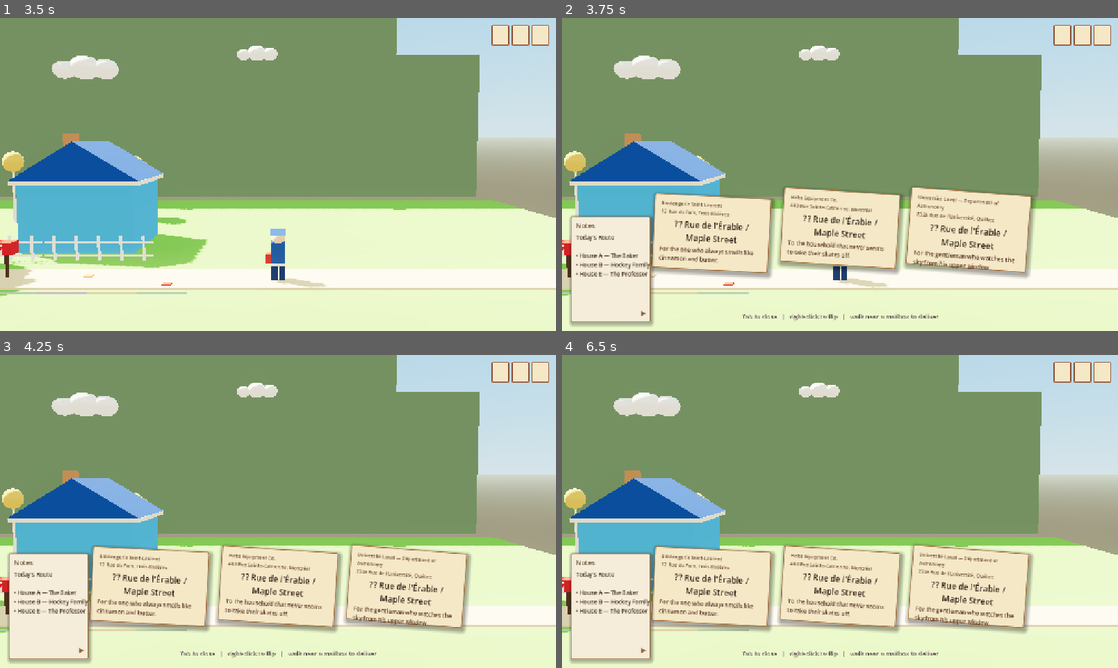
Above: before the commit, frames 1-4 (two rows, left to right).
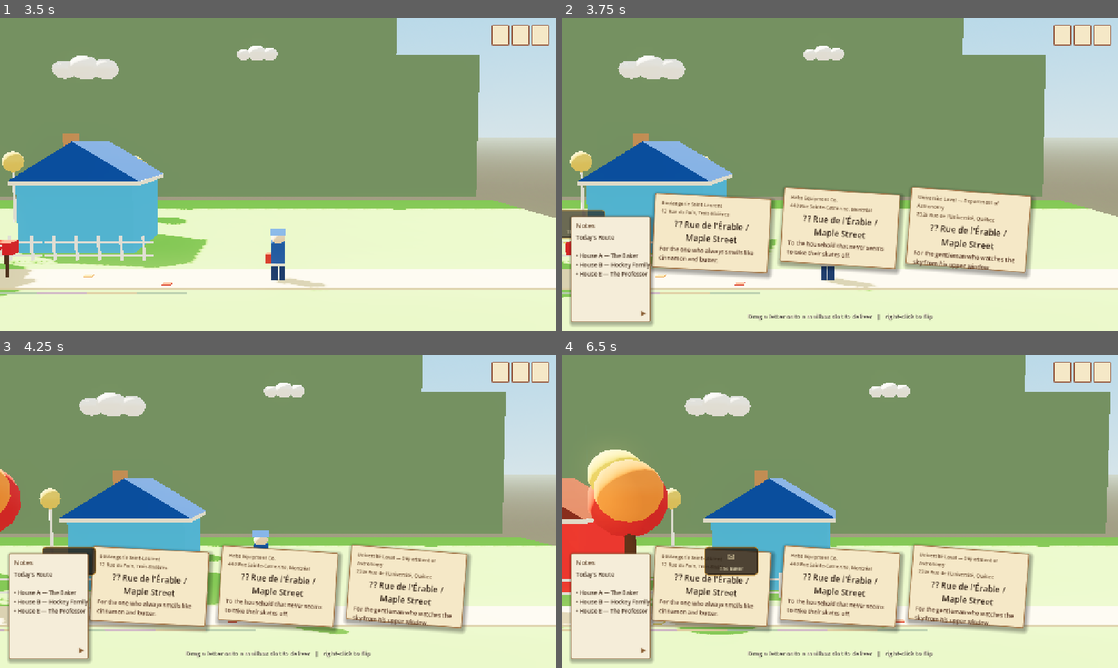
Above: after the commit, the same moments.

Repository: mariam-arab/Mailman
Game: Godot game, scene res://scenes/levels/neighborhood_01.tscn
Two runs of this game, one before a commit and one after it. Both use one fixed random seed, a clock stepped at 60 frames per second and the inputs below.
Inputs (mouse positions are in pixels of both pictures, inside the frame that each line leads up to):
- Up to frame 1 (3.5 s): tap Enter at 0.5 s; move the mouse to (400, 158) at 0.52 s; hold D (move_right) 0.53-1.25 s; hold E (interact) 0.53-1.25 s; click (400, 158) at 0.67 s; tap Space (jump) at 0.77 s; drag from (166, 190) to (250, 237) at 1.27 s; move the mouse to (333, 105) at 2.02 s; hold D (move_right) 2.03-2.75 s; hold E (interact) 2.03-2.75 s; click (333, 105) at 2.17 s; drag from (250, 237) to (111, 127) at 2.77 s
- Up to frame 2 (3.75 s): move the mouse to (1006, 221) at 3.52 s; hold A (move_left) from 3.53 s (still down); hold Tab (inspect_mail) from 3.53 s (still down); click (1006, 221) at 3.67 s
- Up to frame 3 (4.25 s): keep holding A (move_left); keep holding Tab (inspect_mail); tap Space (jump) at 3.77 s; tap E (interact) at 3.8 s
- Up to frame 4 (6.5 s): release A (move_left) at 4.25 s; release Tab (inspect_mail) at 4.25 s; tap Enter at 4.25, 5, 5.75 s; drag from (673, 464) to (756, 433) at 4.27 s; move the mouse to (867, 511) at 5.02 s; hold A (move_left) 5.03-5.75 s; hold E (interact) 5.03-5.75 s; click (867, 511) at 5.17 s; drag from (756, 433) to (728, 527) at 5.77 s

Frame 1 is identical in both runs. In frame 2, 3.0% of the frame differs, in the area x 0-100%, y 0-97%; in frame 3, 11%; in frame 4, 22%.

Commit message:
improve hud while moving

Diff:
--- a/scripts/ui/hud.gd
+++ b/scripts/ui/hud.gd
@@ -29,8 +29,8 @@
 # Persisted envelope positions (letter.id → Vector2)
 var _saved_positions: Dictionary = {}
 
-# Delivery slot projected from the 3D mailbox
-var _slot_panel: Panel          = null
+# Delivery slots projected from 3D mailboxes in frame (interactable → Panel)
+var _slot_panels: Dictionary    = {}
 var _camera: Camera3D           = null
 
 # Notebook
@@ -118,8 +118,6 @@
 	_showing_inspection = true
 	inspection.visible  = true
 	_rebuild_envelopes()
-	if _player and _player.has_method("set_input_active"):
-		_player.set_input_active(false)
 
 
 # ── input ─────────────────────────────────────────────────────────────────────
@@ -157,11 +155,11 @@
 	if _showing_inspection:
 		_showing_inspection = false
 		_drag_card = null
-		if _player and _player.has_method("set_input_active"):
-			_player.set_input_active(true)
-		if _slot_panel:
+		for mb in _slot_panels:
+			var sp: Panel = _slot_panels[mb]
 			var tw := create_tween()
-			tw.tween_property(_slot_panel, "modulate:a", 0.0, 0.15)
+			tw.tween_property(sp, "modulate:a", 0.0, 0.15)
+		_slot_panels.clear()
 		_slide_envelopes_out(func():
 			if not _showing_inspection:
 				inspection.visible = false
@@ -170,8 +168,6 @@
 		_showing_inspection = true
 		inspection.visible  = true
 		_rebuild_envelopes()
-		if _player and _player.has_method("set_input_active"):
-			_player.set_input_active(false)
 
 
 # ── envelopes ─────────────────────────────────────────────────────────────────
@@ -180,13 +176,12 @@
 	for child in envelopes_layer.get_children():
 		child.queue_free()
 	_cards.clear()
-	_slot_panel = null
+	_slot_panels.clear()
 	var bag := GameState.mail_bag
 	for i in bag.size():
 		var card := _make_envelope(bag[i], i, bag.size())
 		envelopes_layer.add_child(card)
 		_cards.append(card)
-	_build_delivery_slot()
 	_slide_envelopes_in()
 	_update_pager_hint()
 
@@ -289,26 +284,51 @@
 		front.get_node("VBox/Recipient").text = letter.recipient_description
 
 
-# ── delivery slot ─────────────────────────────────────────────────────────────
-
-func _build_delivery_slot() -> void:
-	if _slot_panel != null:
-		_slot_panel.queue_free()
-		_slot_panel = null
-	if _nearby_interactable == null:
-		return
+# ── delivery slots (live, updated every frame while overlay is open) ──────────
+
+func _process(_delta: float) -> void:
+	if _showing_inspection:
+		_update_delivery_slots()
+
+
+func _update_delivery_slots() -> void:
 	_camera = get_viewport().get_camera_3d()
 	if _camera == null:
 		return
-
-	# Project a point just above the mailbox into screen space.
-	var world_pos: Vector3 = _nearby_interactable.global_position + Vector3(0, 2.0, 0)
-	var screen_pos: Vector2 = _camera.unproject_position(world_pos)
-
-	var house_lbl: String = _nearby_interactable.house_label \
-		if "house_label" in _nearby_interactable else "Mailbox"
-	_slot_panel = _make_slot_panel(house_lbl, screen_pos)
-	envelopes_layer.add_child(_slot_panel)
+	var vp := get_viewport().get_visible_rect()
+	var prev_count := _slot_panels.size()
+
+	for node in get_tree().get_nodes_in_group("interactable"):
+		if not (node is InteractableObject) or not node.enabled:
+			continue
+		var world_pos: Vector3 = node.global_position + Vector3(0, 2.0, 0)
+		var screen_pos: Vector2 = _camera.unproject_position(world_pos)
+
+		if vp.has_point(screen_pos):
+			if _slot_panels.has(node):
+				# Already exists — just update its position.
+				var sp: Panel = _slot_panels[node]
+				sp.position = screen_pos - sp.size * 0.5
+			else:
+				# Came into frame — create and fade in.
+				var house_lbl: String = node.house_label if "house_label" in node else "Mailbox"
+				var sp := _make_slot_panel(house_lbl, screen_pos)
+				sp.modulate.a = 0.0
+				envelopes_layer.add_child(sp)
+				_slot_panels[node] = sp
+				var tw := create_tween()
+				tw.tween_property(sp, "modulate:a", 1.0, 0.25)
+		else:
+			if _slot_panels.has(node):
+				# Left frame — fade out and remove.
+				var sp: Panel = _slot_panels[node]
+				_slot_panels.erase(node)
+				var tw := create_tween()
+				tw.tween_property(sp, "modulate:a", 0.0, 0.20)
+				tw.tween_callback(sp.queue_free)
+
+	if _slot_panels.size() != prev_count:
+		_update_pager_hint()
 
 
 func _make_slot_panel(house_lbl: String, screen_pos: Vector2) -> Panel:
@@ -360,11 +380,11 @@
 
 
 func _update_slot_highlight(mouse_pos: Vector2) -> void:
-	if _slot_panel == null:
-		return
-	var hot: bool = _hit(_slot_panel, mouse_pos)
-	_slot_panel.add_theme_stylebox_override("panel",
-		_slot_panel.get_meta("sty_hot") if hot else _slot_panel.get_meta("sty_idle"))
+	for mb in _slot_panels:
+		var sp: Panel = _slot_panels[mb]
+		var hot: bool = _hit(sp, mouse_pos)
+		sp.add_theme_stylebox_override("panel",
+			sp.get_meta("sty_hot") if hot else sp.get_meta("sty_idle"))
 
 
 # ── animations ────────────────────────────────────────────────────────────────
@@ -400,7 +420,7 @@
 	var children := envelopes_layer.get_children()
 	for i in range(children.size() - 1, -1, -1):
 		var card = children[i]
-		if card == _slot_panel:
+		if _slot_panels.values().has(card):
 			continue
 		if _hit(card, pos):
 			_drag_card   = card
@@ -414,10 +434,12 @@
 func _end_drag(pos: Vector2) -> void:
 	if _drag_card == null:
 		return
-	# Drop onto mailbox slot → deliver
-	if _slot_panel != null and _hit(_slot_panel, pos):
-		_deliver_dragged()
-		return
+	# Drop onto any mailbox slot → deliver to that mailbox
+	for mb in _slot_panels:
+		var sp: Panel = _slot_panels[mb]
+		if _hit(sp, pos):
+			_deliver_dragged(mb)
+			return
 	# Drag to bottom edge → dismiss to bag
 	var vph := get_viewport().get_visible_rect().size.y
 	if pos.y > vph * 0.85:
@@ -430,8 +452,12 @@
 	_drag_card = null
 
 
-func _deliver_dragged() -> void:
-	if _drag_card == null or _nearby_interactable == null or _player == null:
+func _deliver_dragged(mailbox) -> void:
+	if _drag_card == null or _player == null:
+		_drag_card = null
+		return
+	var sp: Panel = _slot_panels.get(mailbox)
+	if sp == null:
 		_drag_card = null
 		return
 	var letter = _drag_card.get_meta("letter")
@@ -440,14 +466,13 @@
 	if idx >= 0:
 		GameState.selected_index = idx
 	# Fly to slot then trigger mailbox.
-	var target: Vector2 = _slot_panel.global_position + _slot_panel.size * 0.5 \
-		- _drag_card.size * 0.5
+	var target: Vector2 = sp.global_position + sp.size * 0.5 - _drag_card.size * 0.5
 	var tw := create_tween()
 	tw.tween_property(_drag_card, "position", target, 0.18)\
 		.set_trans(Tween.TRANS_CUBIC).set_ease(Tween.EASE_OUT)
 	tw.tween_property(_drag_card, "scale", Vector2.ZERO, 0.14)\
 		.set_trans(Tween.TRANS_CUBIC)
-	var mb = _nearby_interactable
+	var mb = mailbox
 	var pl = _player
 	tw.tween_callback(func(): mb.interact(pl))
 	_drag_card = null
@@ -474,7 +499,7 @@
 	var children := envelopes_layer.get_children()
 	for i in range(children.size() - 1, -1, -1):
 		var card = children[i]
-		if card != _slot_panel and _hit(card, pos):
+		if not _slot_panels.values().has(card) and _hit(card, pos):
 			_flip_envelope(card)
 			return
 
@@ -512,11 +537,8 @@
 	if bag.is_empty():
 		pager_hint.text = "Bag empty"
 		return
-	if _nearby_interactable != null:
-		var lbl: String = _nearby_interactable.house_label \
-			if "house_label" in _nearby_interactable else ""
-		var dest := "  (" + lbl + ")" if lbl else ""
-		pager_hint.text = "Drag a letter onto the slot to deliver%s   |   right-click to flip" % dest
+	if _slot_panels.size() > 0:
+		pager_hint.text = "Drag a letter onto a mailbox slot to deliver   |   right-click to flip"
 	else:
 		pager_hint.text = "Tab to close   |   right-click to flip   |   walk near a mailbox to deliver"
 
